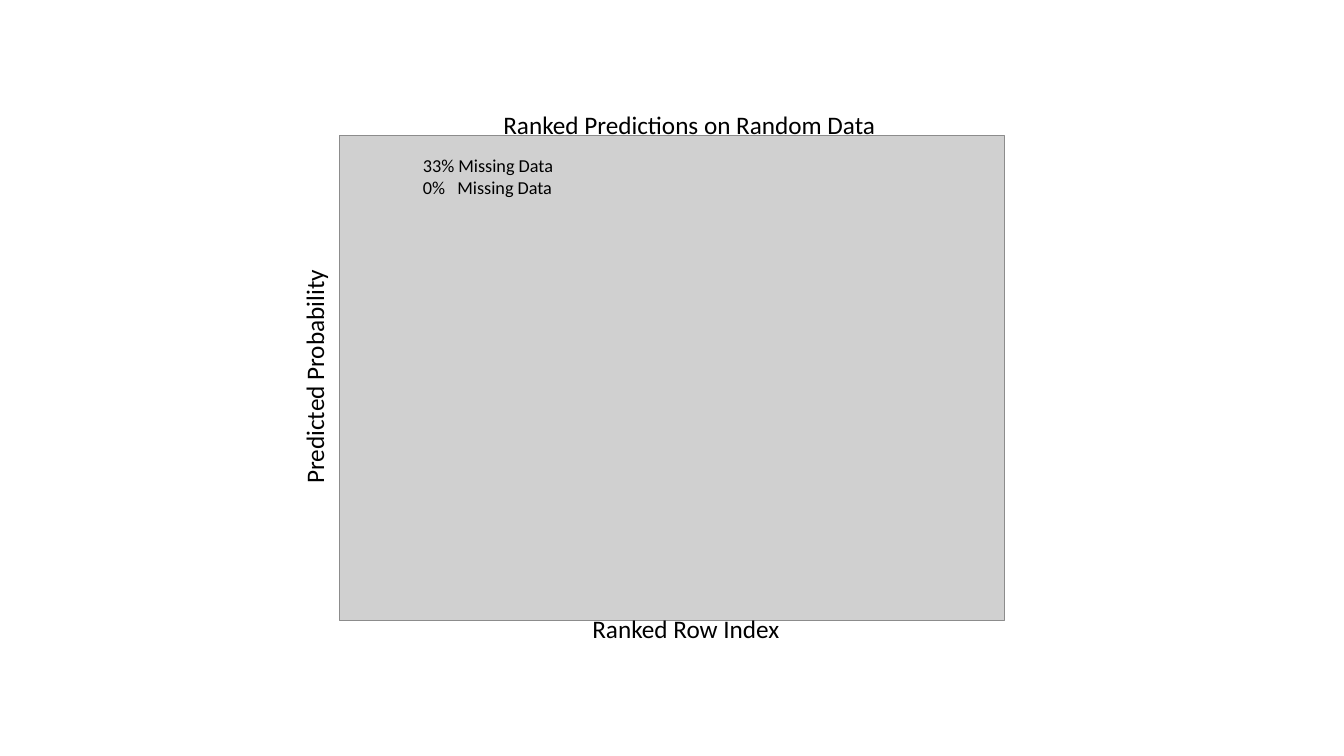
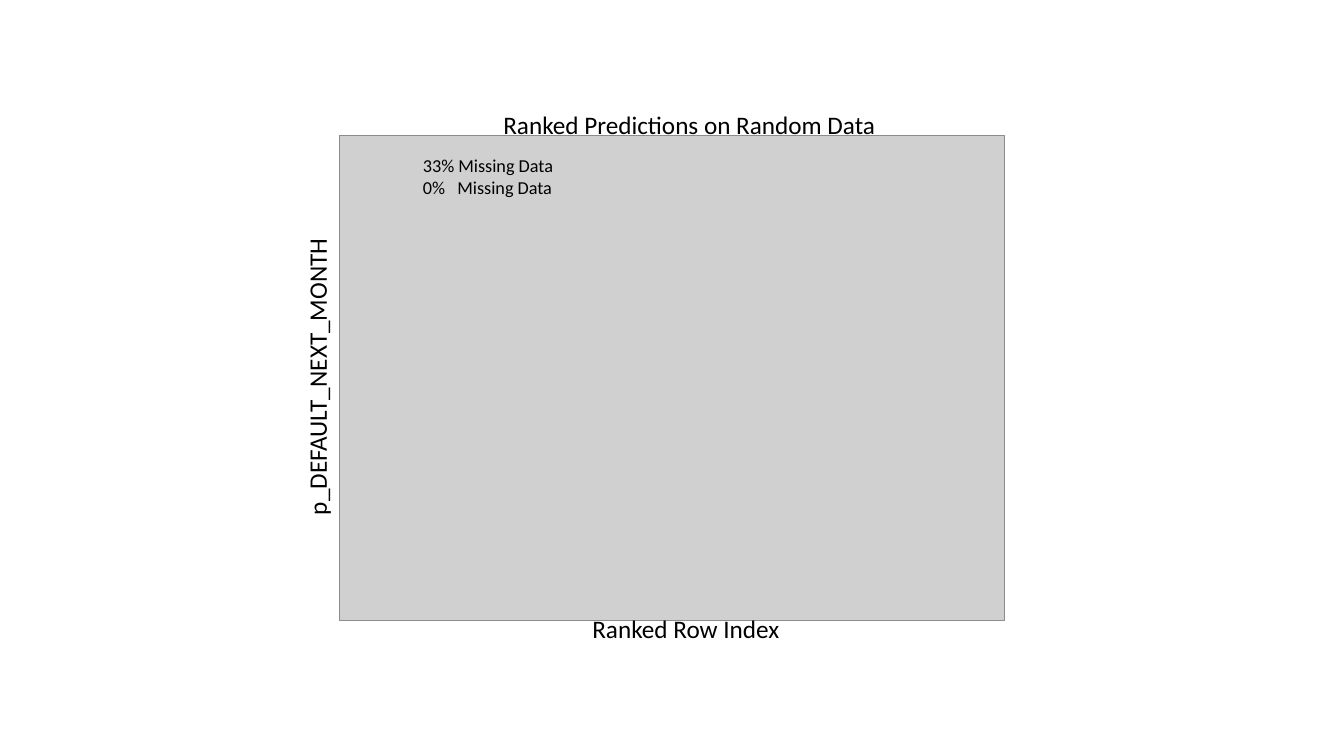
Before and after one commit to jphall663/jsm_2019, a slide deck: slide 6 of img/figs.pptx. Drawn at 1344x756 pixels with LibreOffice and Linux fonts; fonts in the diff are those of the drawing; grey boxes stand for pictures. Boxes give left, top, right and bottom in pixels: in the first picture for what was removed or moved away, otherwise in the second. Text is boxed around its words. In the diff, an @@ line names an element or a change of style, - is before the commit and + after.

```diff
--- a/img/figs.pptx
+++ b/img/figs.pptx
@@ text added at (303,267,334,507), 18 pt, text #000000 @@
+p_DEFAULT_NEXT_MONTH
@@ text removed at (300,281,331,481) @@
-Predicted Probability
```
Also in this commit, not shown: 1 other slide changed, 4 slides added, 8 other files.
